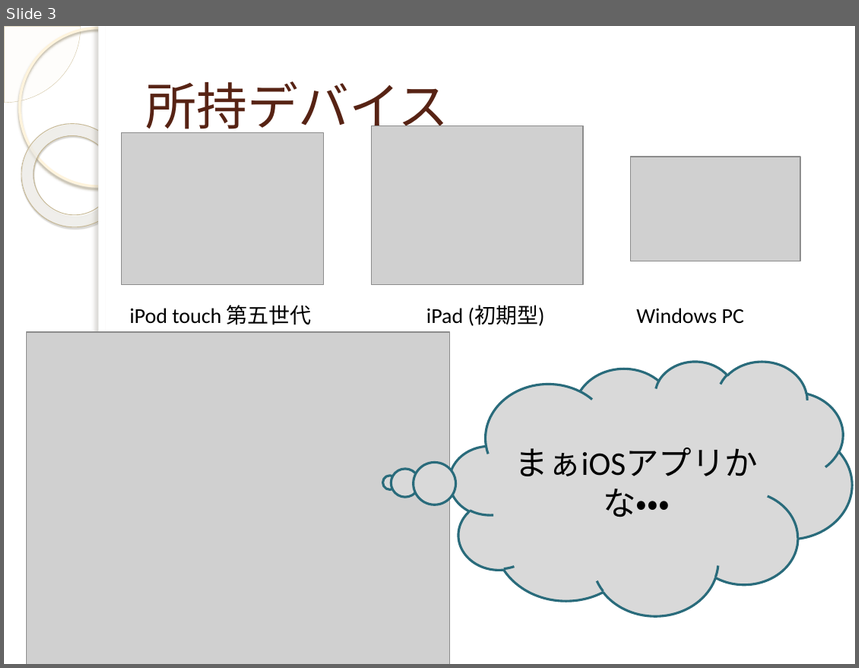
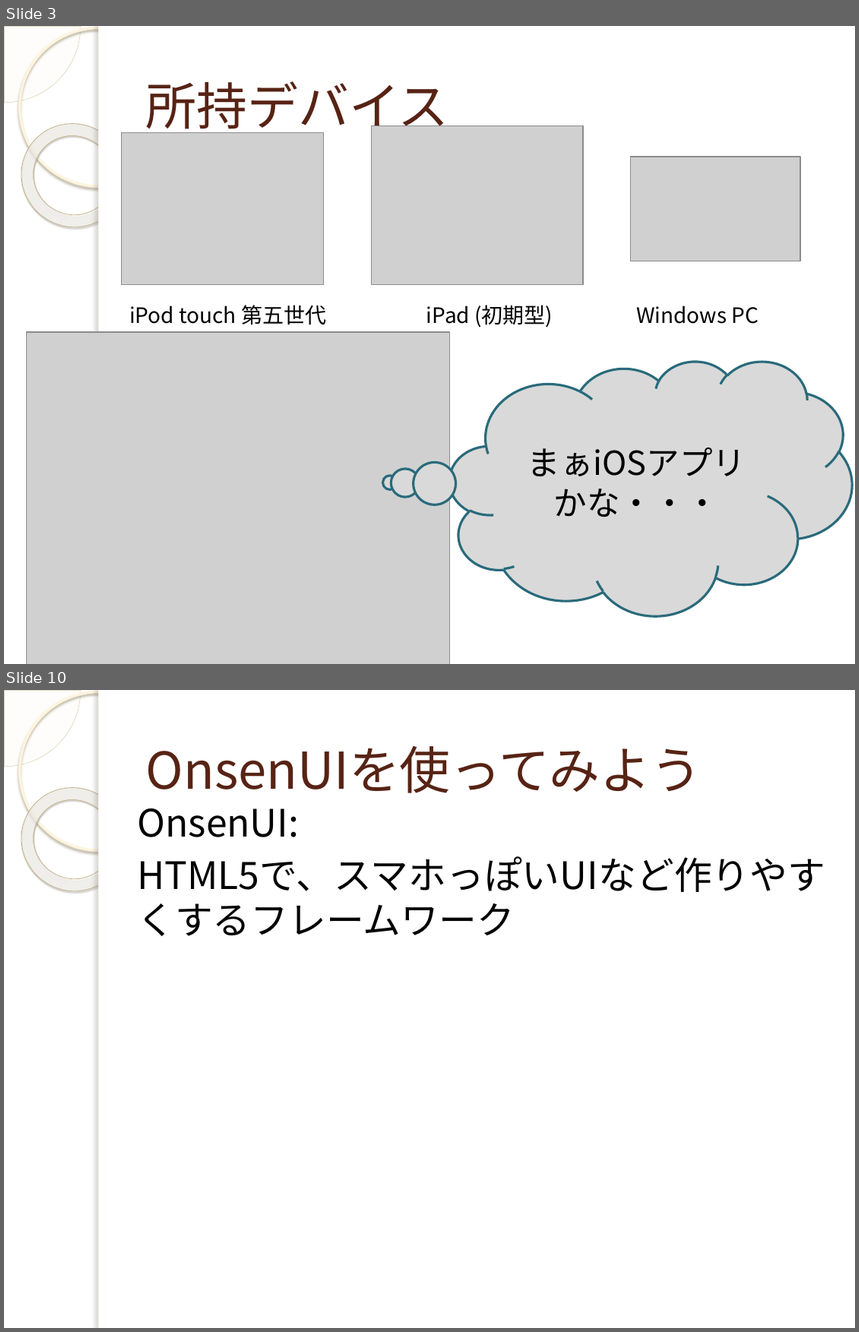
Before and after one commit to yuridonus/FEstudy, a slide deck: monaca.pptx. Shown one above the other, each under a label of ours: slide 3 before the commit, slides 3 and 10 after it; the slides between them are not shown. The pictures are 859x668 and 859x1332 pixels, drawn with LibreOffice and Linux fonts; fonts in the diff are those of the drawing; grey boxes stand for pictures; background and template pictures are left out. Boxes give left, top, right and bottom in pixels: in the first picture for what was removed or moved away, otherwise in the second. Text is boxed around its words. In the diff, an @@ line names an element or a change of style, - is before the commit and + after.

```diff
--- a/monaca.pptx
+++ b/monaca.pptx
@@ slide 10 added at (4, 690, 855, 1328), background picture (left out); not listed: 5 template elements that a slide beside it also shows @@
@@ title added at (146, 746, 702, 793), 43 pt, text #572314 @@
+OnsenUIを使ってみよう
@@ text added at (137, 809, 826, 892), 32 pt, text #000000 @@
+OnsenUI:
+HTML5で、スマホっぽいUIなど作りやすくするフレームワーク
@@ slide 3 changed as well @@
@@ font Calibri to Noto Sans CJK JP in 4 elements at (450, 361, 853, 616), (129, 305, 326, 325), (427, 305, 553, 328), (636, 306, 759, 324) @@
```
Also in this commit, not shown: 4 other slides changed, 7 other slides added, 10 slides removed.
